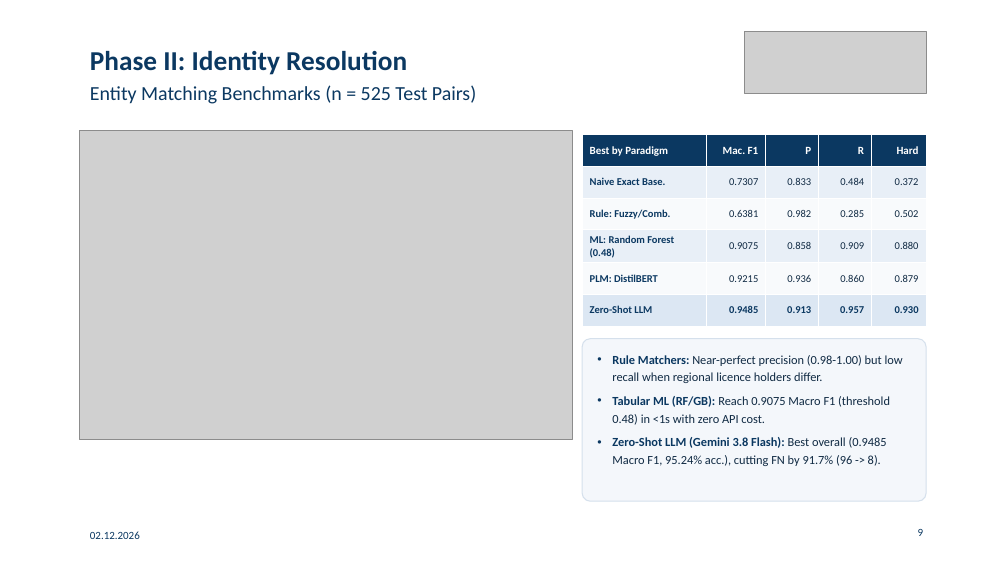
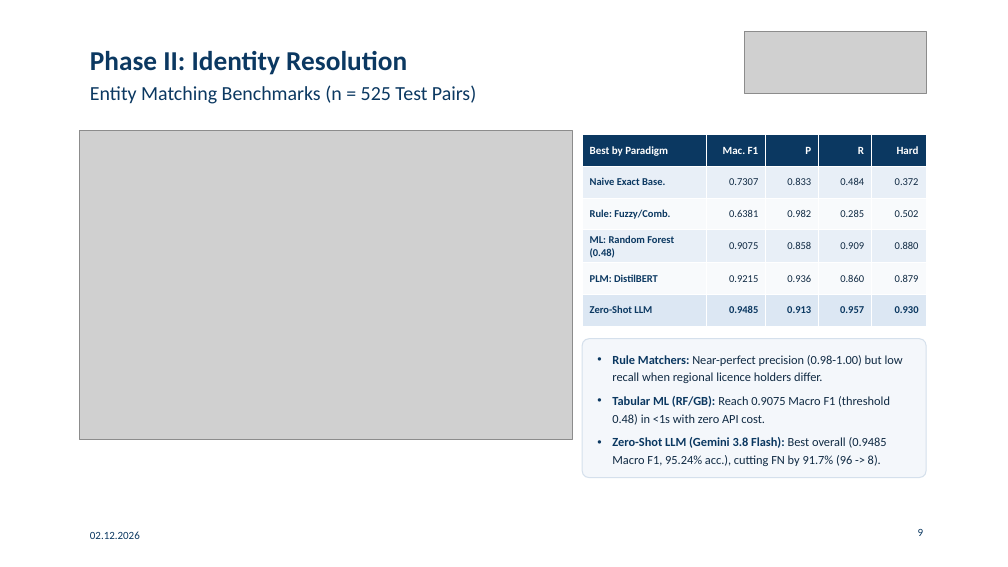
Before and after one commit to gabegagster/wdi-drug-integration, a slide deck: slide 9 of docs/presentation/wdi_drug_integration_presentation.pptx. Drawn at 1008x567 pixels with LibreOffice and Linux fonts; fonts in the diff are those of the drawing; grey boxes stand for pictures. Boxes give left, top, right and bottom in pixels: in the first picture for what was removed or moved away, otherwise in the second. Text is boxed around its words. In the diff, an @@ line names an element or a change of style, - is before the commit and + after.

```diff
--- a/docs/presentation/wdi_drug_integration_presentation.pptx
+++ b/docs/presentation/wdi_drug_integration_presentation.pptx
@@ rounded rectangle: place and size @@
-rounded rectangle at box(582, 339, 926, 501)
+rounded rectangle at box(582, 339, 926, 478)
@@ text "Rule Matchers: Near-perfect precision (0.98-1.00) ..." at box(612, 355, 903, 466): vertical alignment top to middle @@
```
Also in this commit, not shown: 11 other slides changed, 1 other file.
